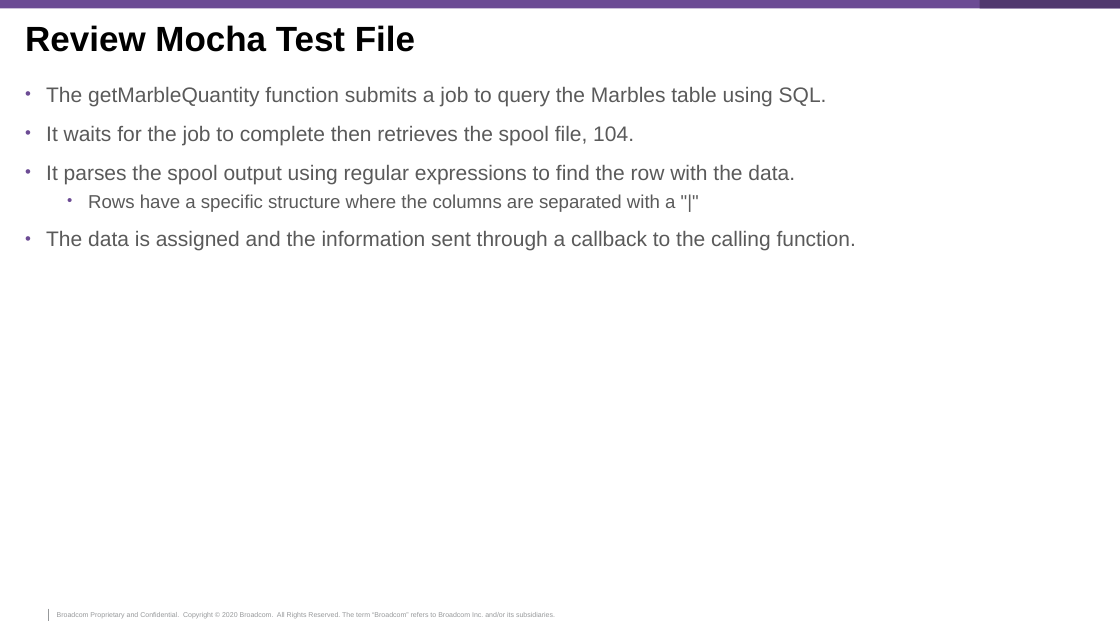
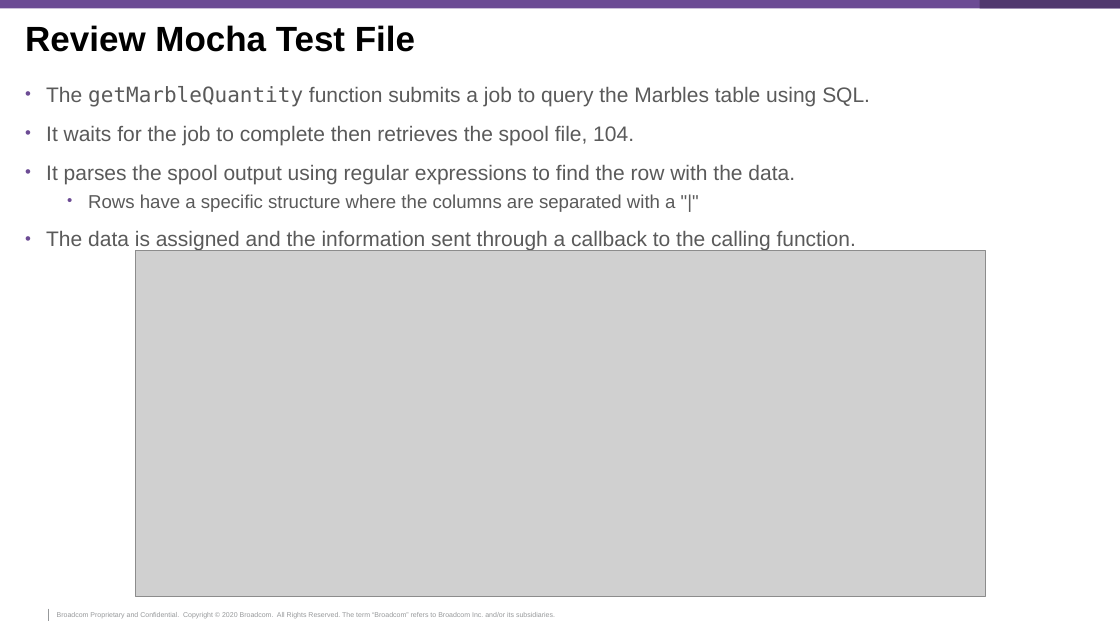
Before and after one commit to McQuitty-Broadcom/Zowe-DevOps-A-01, a slide deck: slide 62 of .workshop/DevOps-Workshop.pptx. Drawn at 1120x630 pixels with LibreOffice and Linux fonts; fonts in the diff are those of the drawing; grey boxes stand for pictures; background and template pictures are left out. Boxes give left, top, right and bottom in pixels: in the first picture for what was removed or moved away, otherwise in the second. Text is boxed around its words. In the diff, an @@ line names an element or a change of style, - is before the commit and + after.

Commit message:
Updating PPT

```diff
--- a/.workshop/DevOps-Workshop.pptx
+++ b/.workshop/DevOps-Workshop.pptx
@@ text at [46,86,870,107]: font Arial to DejaVu Sans Mono in "getMarbleQuantity" @@
@@ picture added at [135,250,986,597] @@
```
